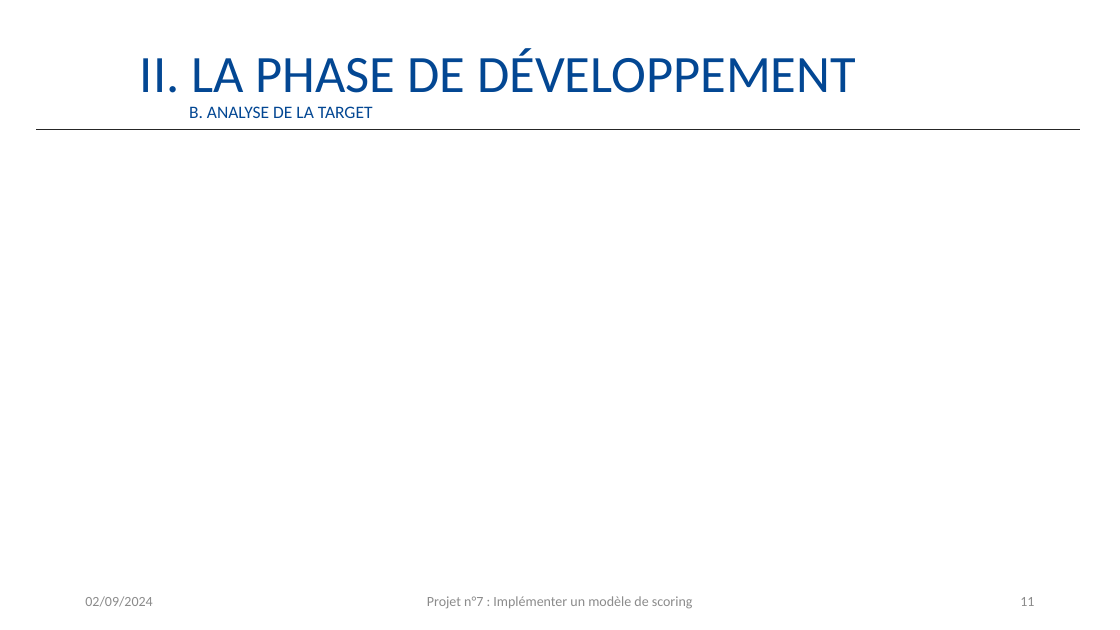
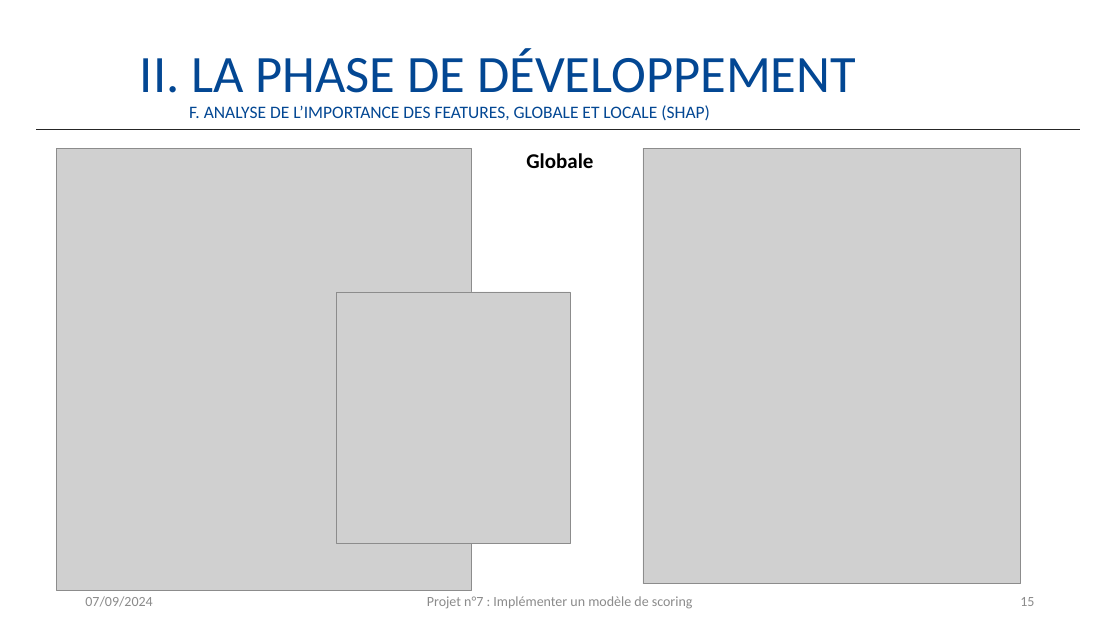
Before and after one commit to JustinVqr/P7_ScoringModel, a slide deck: slide 15 of présentation/Vacquerie_Justin_4_présentation_092024.pptx (slide 11 before the commit). Drawn at 1120x630 pixels with LibreOffice and Linux fonts; fonts in the diff are those of the drawing; grey boxes stand for pictures. Boxes give left, top, right and bottom in pixels: in the first picture for what was removed or moved away, otherwise in the second. Text is boxed around its words. In the diff, an @@ line names an element or a change of style, - is before the commit and + after.

```diff
--- a/présentation/Vacquerie_Justin_4_présentation_092024.pptx
+++ b/présentation/Vacquerie_Justin_4_présentation_092024.pptx
@@ text at [189,105,710,120]: text changed @@
-B. ANALYSE DE LA TARGET
+F. ANALYSE DE L’IMPORTANCE DES FEATURES, GLOBALE ET LOCALE (SHAP)
@@ picture added at [56,148,471,591] @@
@@ picture added at [643,148,1021,584] @@
@@ text added at [526,153,593,168], 18 pt, text #000000, bold @@
+Globale
@@ picture added at [336,292,571,544] @@
@@ text at [85,596,152,607]: text changed @@
-02/09/2024
+07/09/2024
@@ page number at [1020,597,1034,606]: text changed @@
-11
+15
```
Also in this commit, not shown: 15 other slides changed, 11 slides added, 1 other file.
